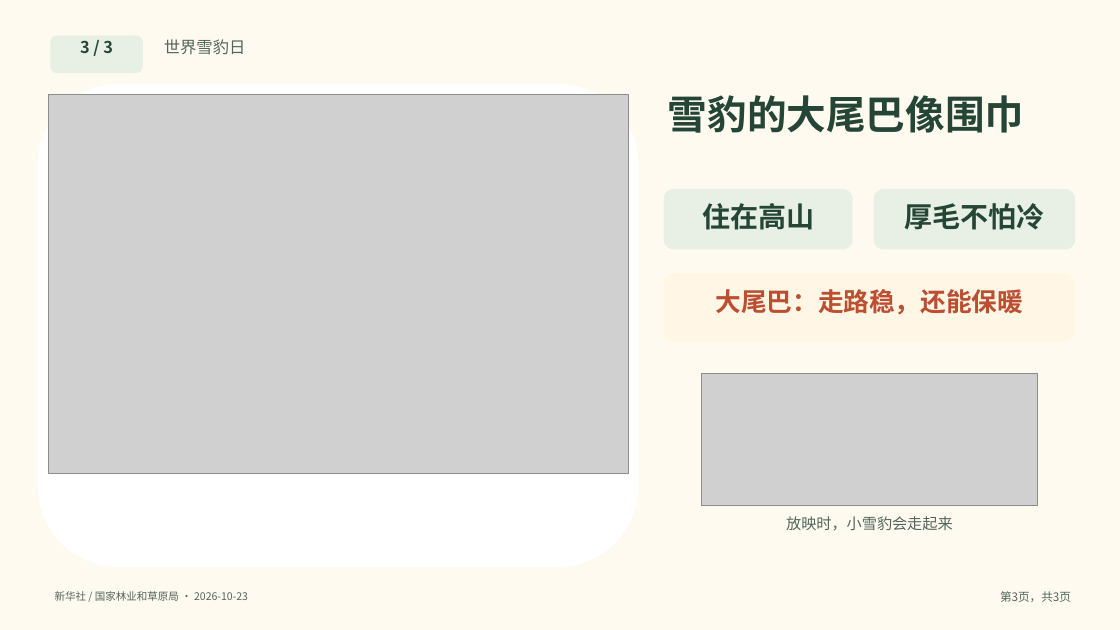
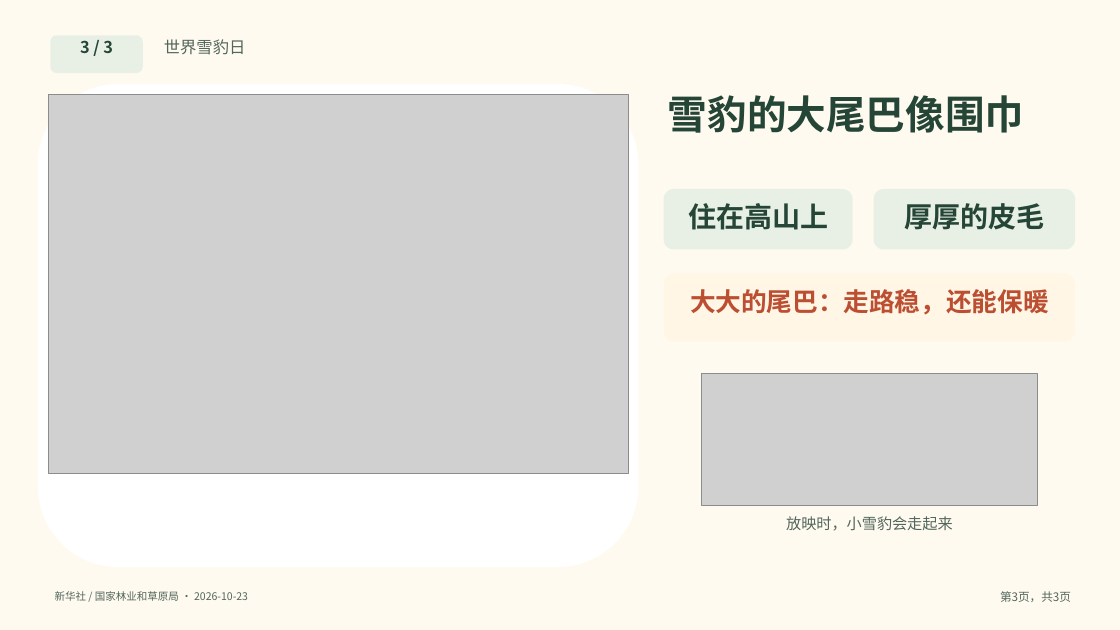
Before and after one commit to solomonhe-hgx/daily-news, a slide deck: slide 3 of daily-news/2026-10-27/今日新闻-2026-10-27.pptx. Drawn at 1120x630 pixels with LibreOffice and Linux fonts; fonts in the diff are those of the drawing; grey boxes stand for pictures. Boxes give left, top, right and bottom in pixels: in the first picture for what was removed or moved away, otherwise in the second. Text is boxed around its words. In the diff, an @@ line names an element or a change of style, - is before the commit and + after.

```diff
--- a/daily-news/2026-10-27/今日新闻-2026-10-27.pptx
+++ b/daily-news/2026-10-27/今日新闻-2026-10-27.pptx
@@ text at box(688, 203, 828, 230): text changed @@
-住在高山
+住在高山上
@@ text at box(904, 203, 1044, 230): text changed @@
-厚毛不怕冷
+厚厚的皮毛
@@ text at box(690, 289, 1049, 315): text changed @@
-大尾巴：走路稳，还能保暖
+大大的尾巴：走路稳，还能保暖
```
Also in this commit, not shown: 3 other files.
